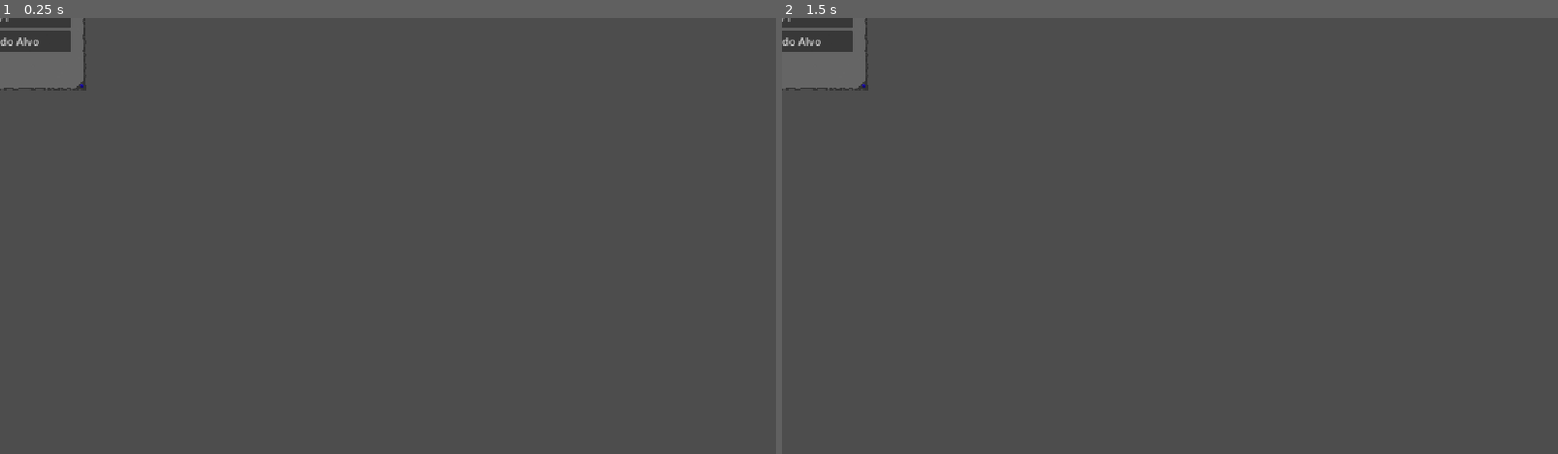
Above: before the commit, frames 1-2 (left to right).
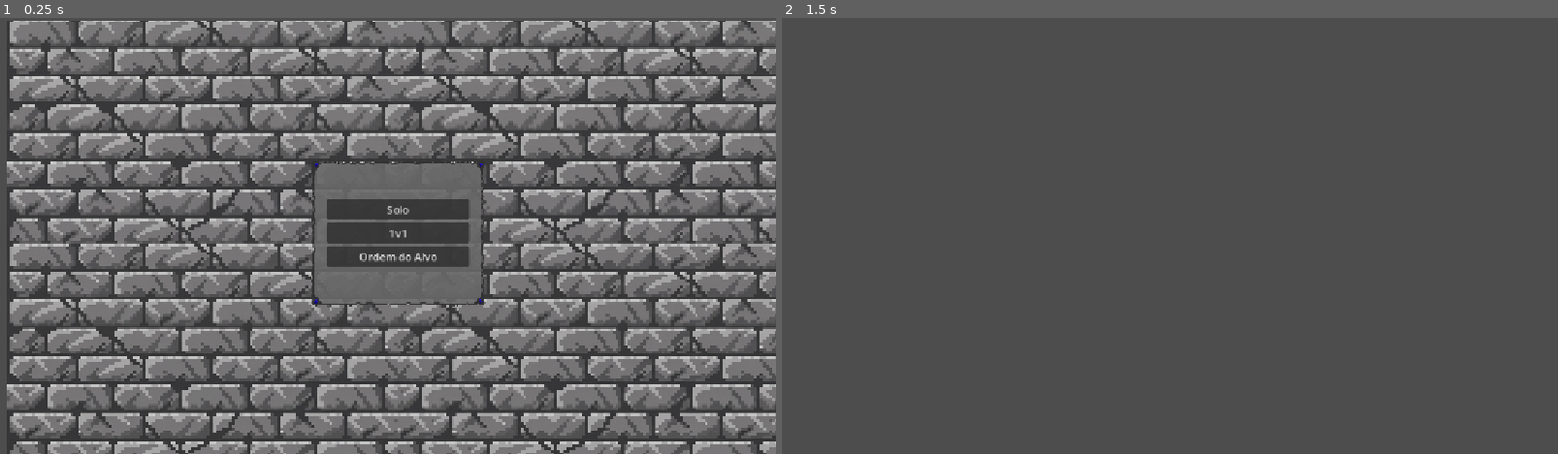
Above: after the commit, the same moments.

Repository: ditoslv/JOGO_CG2VA
Game: Godot game, scene res://main.tscn
Same seed, same stepped clock (60 frames per second), same inputs: the game is played once before the commit and once after it.
Inputs (mouse positions are in pixels of both pictures, inside the frame that each line leads up to):
- Up to frame 1 (0.25 s): no input
- Up to frame 2 (1.5 s): click (1177, 209) at 0.5 s, where only the run after the commit has a clickable "Solo"; tap Enter at 1.25 s; move the mouse to (1340, 214) at 1.27 s; click (1340, 214) at 1.42 s

The runs differ from the first frame. In frame 1, 58% of the frame differs, in the area x 0-100%, y 0-100%; in frame 2, 0.1%.
Error after the commit: Invalid assignment of property or key 'visible' with value of type 'bool' on a base object of type 'null instance'. (res://scripts/modes/solo_mode.gd:26)

Commit message:
Mudança no menu
Adicionei o background e alterei a posição do menu

Diff:
--- a/main.tscn
+++ b/main.tscn
@@ -1,7 +1,14 @@
 [gd_scene format=3 uid="uid://dyle7bxwpfxi5"]
 
+[ext_resource type="PackedScene" uid="uid://bukq5cpybvrge" path="res://scenes7/background.tscn" id="1_0xm2m"]
 [ext_resource type="PackedScene" uid="uid://c8jui1uifm67w" path="res://scenes/menu/Menu.tscn" id="1_menu"]
 
-[node name="Main" type="Node2D"]
+[node name="Main" type="Node2D" unique_id=1861901493]
 
-[node name="Menu" parent="." instance=ExtResource("1_menu")]
+[node name="Background" parent="." unique_id=479575969 instance=ExtResource("1_0xm2m")]
+
+[node name="Menu" parent="." unique_id=1443724646 instance=ExtResource("1_menu")]
+offset_left = 461.0
+offset_top = 210.0
+offset_right = 721.0
+offset_bottom = 430.0
